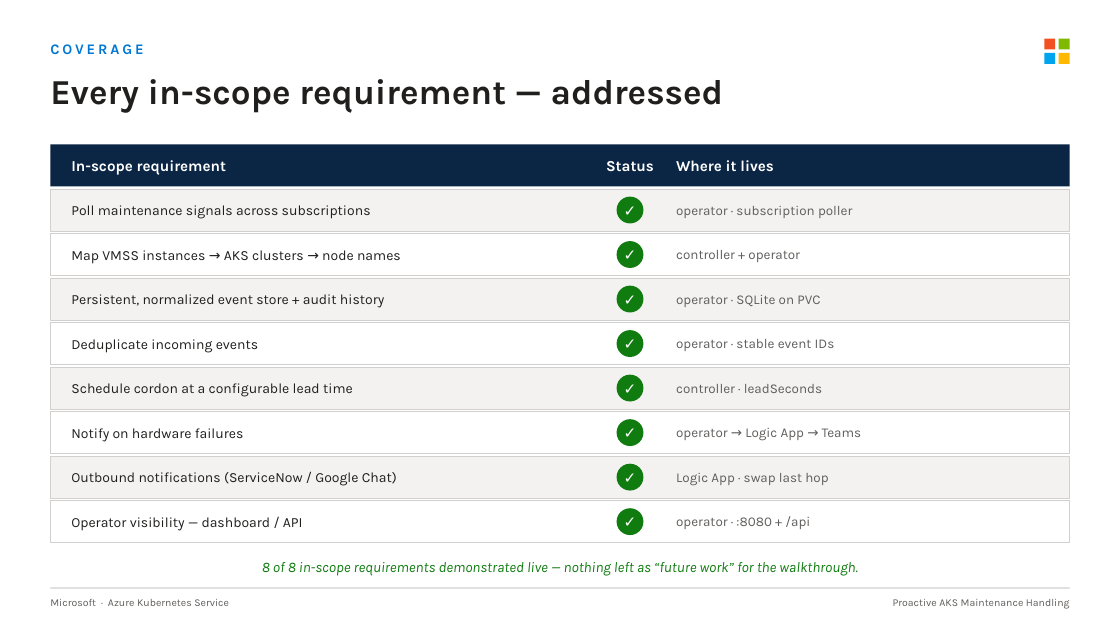
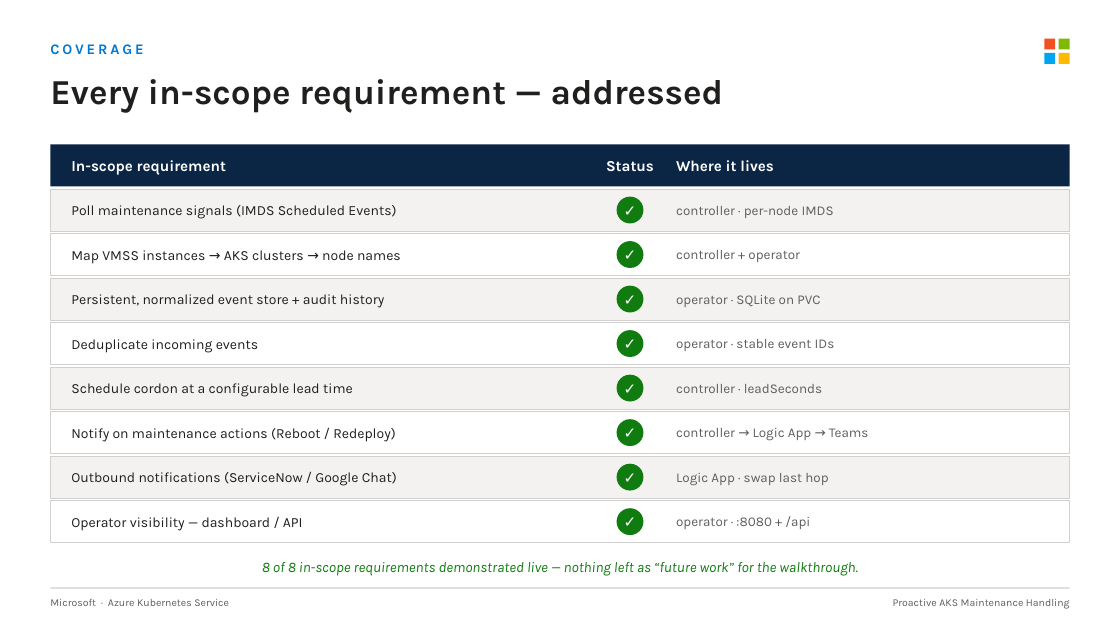
Before and after one commit to bbabcock1990/AKS-IMDS-Resource-Health-Node-Awareness-Demo, a slide deck: slide 11 of AKS-Maintenance-Handling.pptx. Drawn at 1120x630 pixels with LibreOffice and Linux fonts; fonts in the diff are those of the drawing. Boxes give left, top, right and bottom in pixels: in the first picture for what was removed or moved away, otherwise in the second. Text is boxed around its words. In the diff, an @@ line names an element or a change of style, - is before the commit and + after.

```diff
--- a/AKS-Maintenance-Handling.pptx
+++ b/AKS-Maintenance-Handling.pptx
@@ text at bbox=[71, 205, 396, 219]: text changed @@
-Poll maintenance signals across subscriptions
+Poll maintenance signals (IMDS Scheduled Events)
@@ text at bbox=[676, 206, 834, 218]: text changed @@
-operator · subscription poller
+controller · per-node IMDS
@@ text at bbox=[71, 428, 395, 442]: text changed @@
-Notify on hardware failures
+Notify on maintenance actions (Reboot / Redeploy)
@@ text at bbox=[676, 428, 869, 441]: text changed @@
-operator → Logic App → Teams
+controller → Logic App → Teams
```
Also in this commit, not shown: 7 other slides changed, 10 other files.
